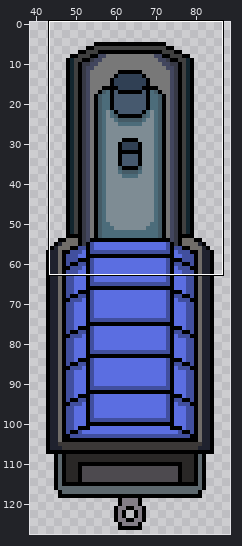
One commit to this sprite sheet: Assets/Arts/Main_Kereta_front.png. The first picture is a wide view before the edit; the outline marks the close-up.
Close-up. Old version:
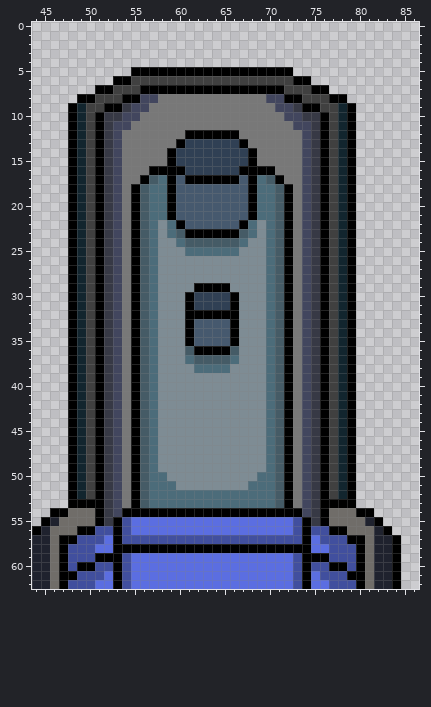
The file is 128x128 pixels. Shown: x 44..86, y 0..62. The wide view leaves out empty margins.
Now the later version:
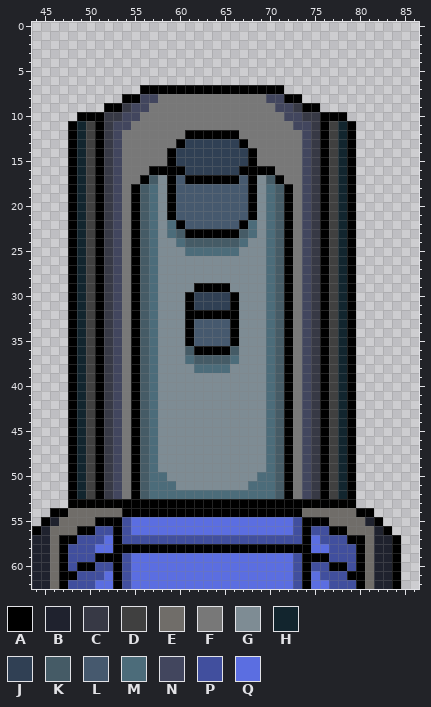
Palette (. is transparent): A #000000  B #1f222e  C #373945  D #404040  E #706d69  F #787878  G #7e8c94  H #12252e  J #304054  K #455b66  L #46596e  M #4c6c7a  N #42465e  P #414f9e  Q #5b6ee1
Difference:
y 5: x 55..72 AAAAAAAAAAAAAAAAAA -> ..................
y 6: x 53..74 AADDDDDDDDDDDDDDDDDDAA -> ......................
y 7: x 51..55 AADDD -> .....; x 72..76 DDDAA -> .....
y 8: x 49..53 AADDD -> .....; x 74..78 DDDAA -> .....
y 9: x 48..51 AHDD -> ....; x 76..79 DDHA -> ....
y 10: x 48..50 AHD -> .AA; x 77..79 DHA -> AA.
y 17..21: x 58 M -> G; x 69 M -> G
y 53: x 52..54 CNF -> AAA; x 56..71 KMMMMMMMMMMMMMMK -> AAAAAAAAAAAAAAAA; x 73..75 FNC -> AAA
y 54: x 51..53 ACN -> EEE; x 74..76 NCA -> EEE
y 55: x 52 C -> A; x 75 C -> A
Where, in picture pixels (left, top, right, bottom), the same in both close-ups:
changed: (68, 67, 356, 121)
changed: (158, 175, 167, 220)
changed: (257, 175, 266, 220)
changed: (95, 499, 329, 526)
